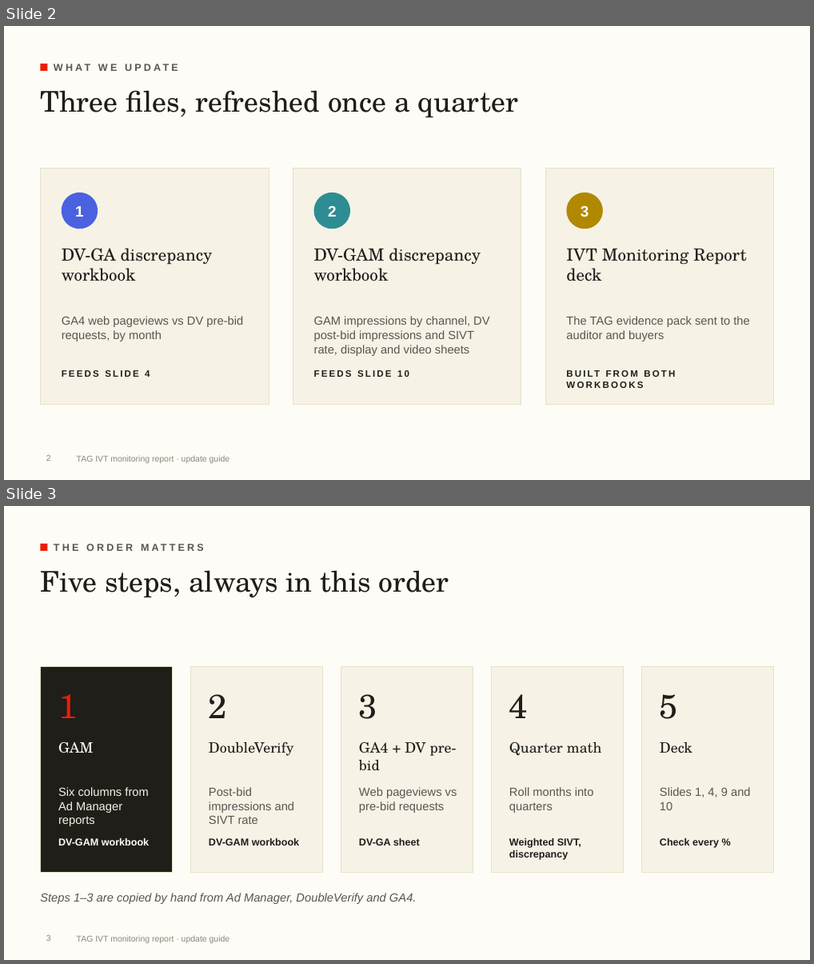
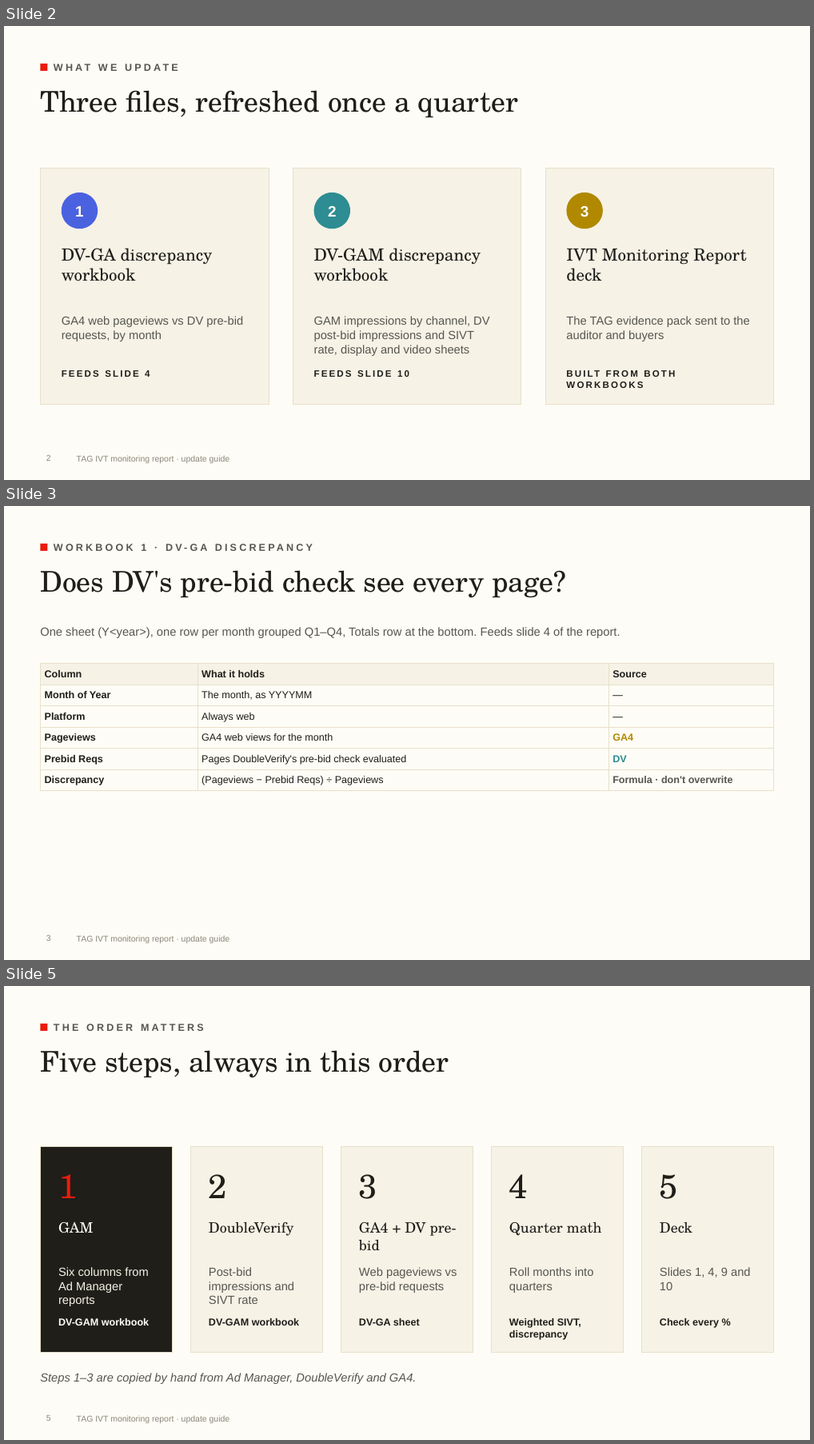
Before and after one commit to rogerhirano-nw/yield-dashboard, a slide deck: docs/TAG_IVT_Report_Update_Guide.pptx. Shown one above the other, each under a label of ours: slides 2 and 3 before the commit, slides 2, 3 and 5 after it; the slides between them are not shown. The pictures are 814x964 and 814x1444 pixels, drawn with LibreOffice and Linux fonts; fonts in the diff are those of the drawing; background and template pictures are left out. Boxes give left, top, right and bottom in pixels: in the first picture for what was removed or moved away, otherwise in the second. Text is boxed around its words. In the diff, an @@ line names an element or a change of style, - is before the commit and + after.

```diff
--- a/docs/TAG_IVT_Report_Update_Guide.pptx
+++ b/docs/TAG_IVT_Report_Update_Guide.pptx
@@ slide 3 added at (4,506,810,960), background #FEFCF6; not listed: 2 template elements that a slide beside it also shows @@
@@ text added at (141,544,146,551), 12 pt, text #57564F, bold @@
+WORKBOOK 1 · DV-GA DISCREPANCY
@@ title added at (40,570,566,598), 34 pt, text #1F1E19 @@
+Does DV's pre-bid check see every page?
@@ text added at (40,627,621,638), 14 pt, text #57564F @@
+One sheet (Y<year>), one row per month grouped Q1–Q4, Totals row at the bottom. Feeds slide 4 of the report.
@@ table added at (40,664,774,788), 6 rows, 3 columns @@
+Column | What it holds | Source
+Month of Year | The month, as YYYYMM | —
+Platform | Always web | —
+Pageviews | GA4 web views for the month | GA4
+Prebid Reqs | Pages DoubleVerify's pre-bid check evaluated | DV
+Discrepancy | (Pageviews − Prebid Reqs) ÷ Pageviews | Formula · don't overwrite
@@ page number added at (46,935,51,940), 10 pt, text #8C887B @@
+3
@@ what was slide 3 is now slide 5 @@
@@ page number at (46,1415,51,1420): text changed @@
-3
+5
```
Also in this commit, not shown: 1 slide changed, 1 other slide added, 2 other files.
